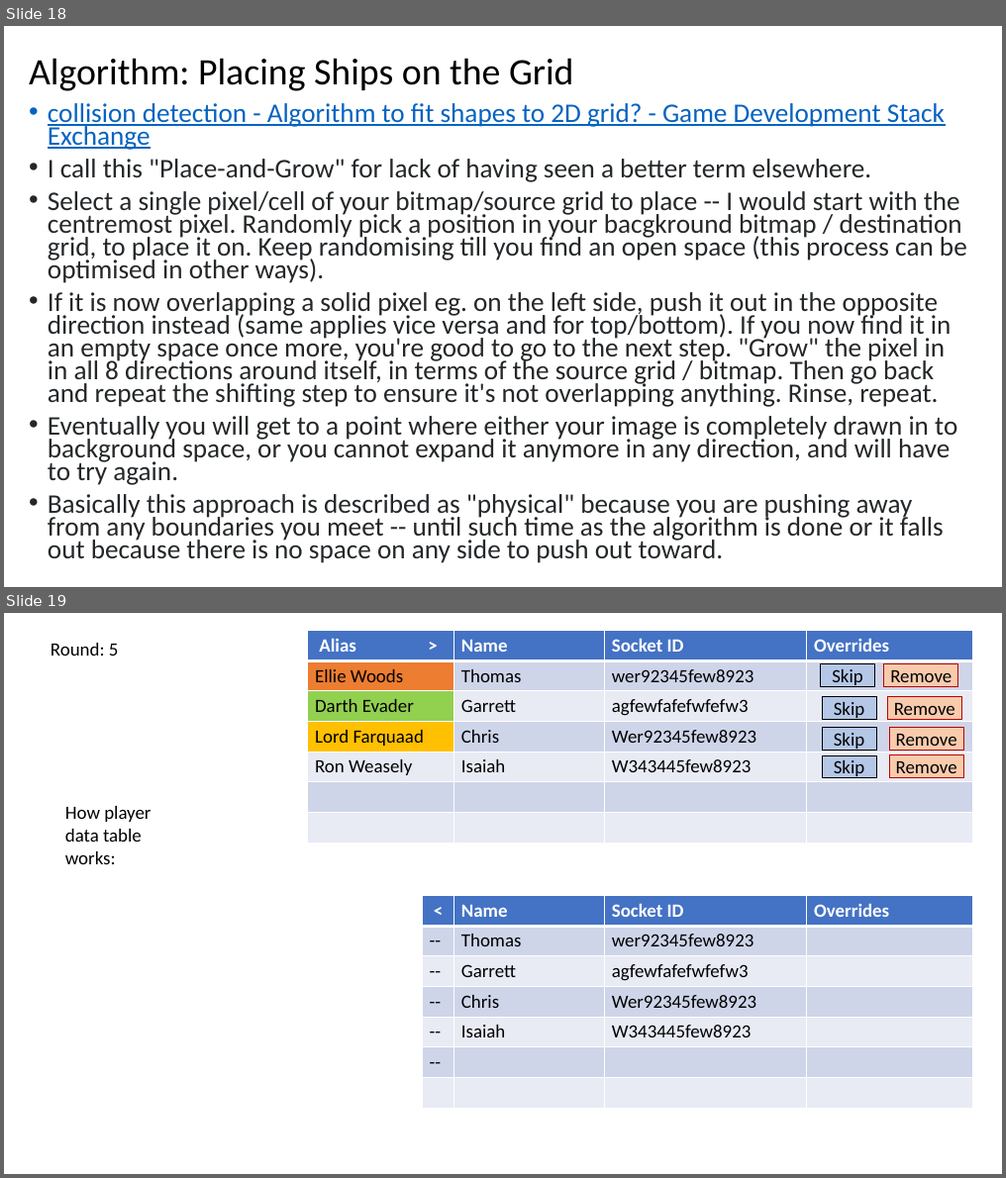
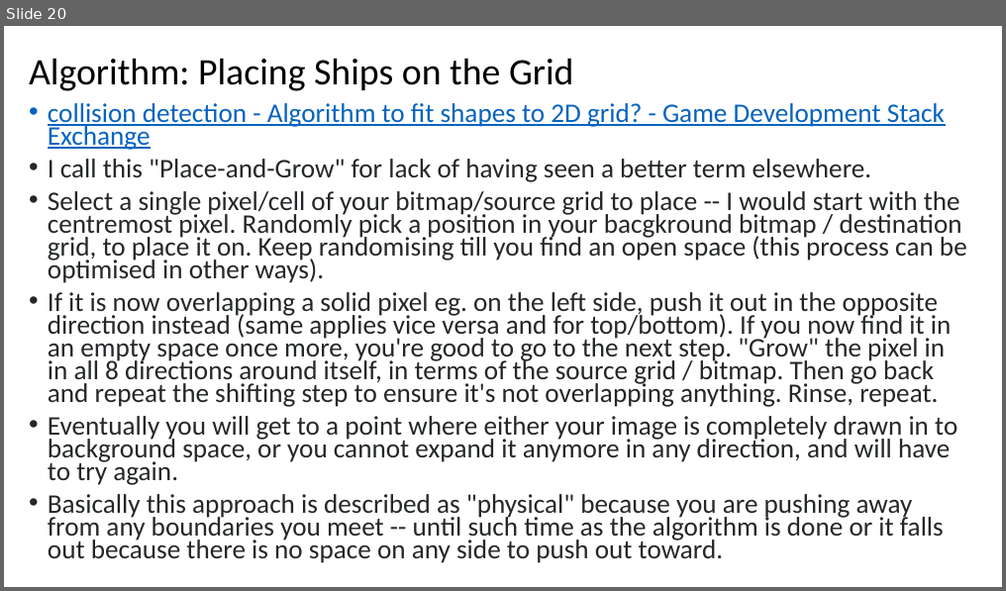
Before and after one commit to GeoffSpielman/BattleBlobs, a slide deck: Not_Code/Ideas.pptx. Shown one above the other, each under a label of ours: slides 18 and 19 before the commit, slide 20 after it. The pictures are 1006x1178 and 1006x591 pixels, drawn with LibreOffice and Linux fonts; fonts in the diff are those of the drawing. Boxes give left, top, right and bottom in pixels: in the first picture for what was removed or moved away, otherwise in the second. Text is boxed around its words. In the diff, an @@ line names an element or a change of style, - is before the commit and + after.

```diff
--- a/Not_Code/Ideas.pptx
+++ b/Not_Code/Ideas.pptx
@@ slide 19 removed at (4,613,1002,1174), background #FFFFFF @@
@@ table removed at (307,630,973,843), 7 rows, 4 columns @@
-Alias > | Name | Socket ID | Overrides
-Ellie Woods | Thomas | wer92345few8923 | 
-Darth Evader | Garrett | agfewfafefwfefw3 | 
-Lord Farquaad | Chris | Wer92345few8923 | 
-Ron Weasely | Isaiah | W343445few8923 | 
- |  |  | 
- |  |  | 
@@ text removed at (51,643,119,656) @@
-Round: 5
@@ rectangle removed at (821,663,875,686) @@
-Skip
@@ rectangle removed at (884,663,958,686) @@
-Remove
@@ rectangle removed at (823,697,877,719) @@
-Skip
@@ rectangle removed at (888,697,962,719) @@
-Remove
@@ rectangle removed at (823,728,877,750) @@
-Skip
@@ rectangle removed at (890,728,963,750) @@
-Remove
@@ rectangle removed at (823,756,877,778) @@
-Skip
@@ rectangle removed at (890,756,963,777) @@
-Remove
@@ text removed at (65,806,151,864) @@
-How player data table works:
@@ table removed at (422,896,973,1109), 7 rows, 4 columns @@
-< | Name | Socket ID | Overrides
--- | Thomas | wer92345few8923 | 
--- | Garrett | agfewfafefwfefw3 | 
--- | Chris | Wer92345few8923 | 
--- | Isaiah | W343445few8923 | 
--- |  |  | 
- |  |  | 
@@ what was slide 18 is now slide 20 @@
```
Also in this commit, not shown: 1 slide changed, 5 slides added, 18 other files.
